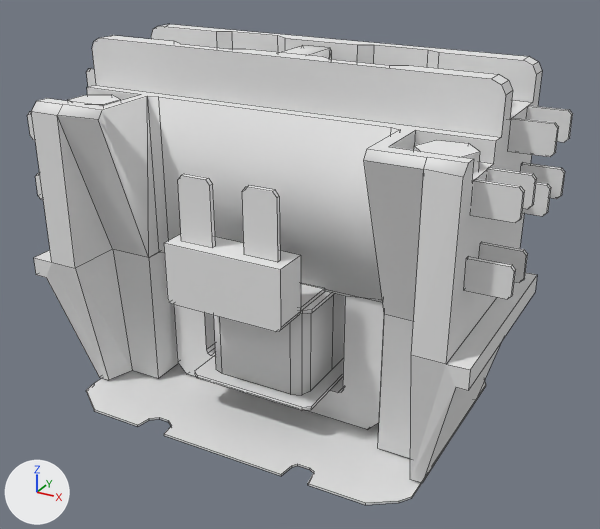
One commit to the Blender file vl.vlabs.com.ua/models/hvac/contactor/contactor.blend: the scene before it, then after it.
Before and after are seen from a camera (50 mm lens) standing at (0.0608, -0.1066, 0.0762) and looking at (0.0029, -0.0013, 0.0236). The axes (+X, +Y, +Z) are drawn at lower left. The lights are the same throughout. Mesh edges are drawn as thin lines.

Names of what the first picture shows: 'contactror'.
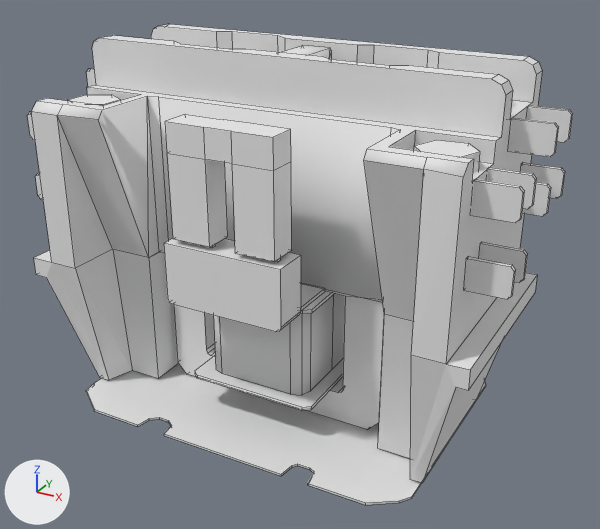
Changed parts and their boxes (x1, y1, x2, y2) in the pictures (600 x 529 px):
'contactror24VPlug', added
    after: (165, 114, 292, 262)

The change, as a list of edits to the scene's bpy script:
```text
Add me_contactror24vpluggeometry:
    me_contactror24vpluggeometry.from_pydata(...)  # 24 vertices, 20 faces; spans x -0.0084..0.0083, y -0.0023..0.0023, z -0.0136..0.0034
    me_contactror24vpluggeometry.materials.append(mat_contactrormaterial)  # its picture is missing
Add ob_contactror24vplug:
    ob_contactror24vplug = bpy.data.objects.new('contactror24VPlug', me_contactror24vpluggeometry)
    ob_contactror24vplug.location = (0.0007, -0.0171, 0.0457)
```
